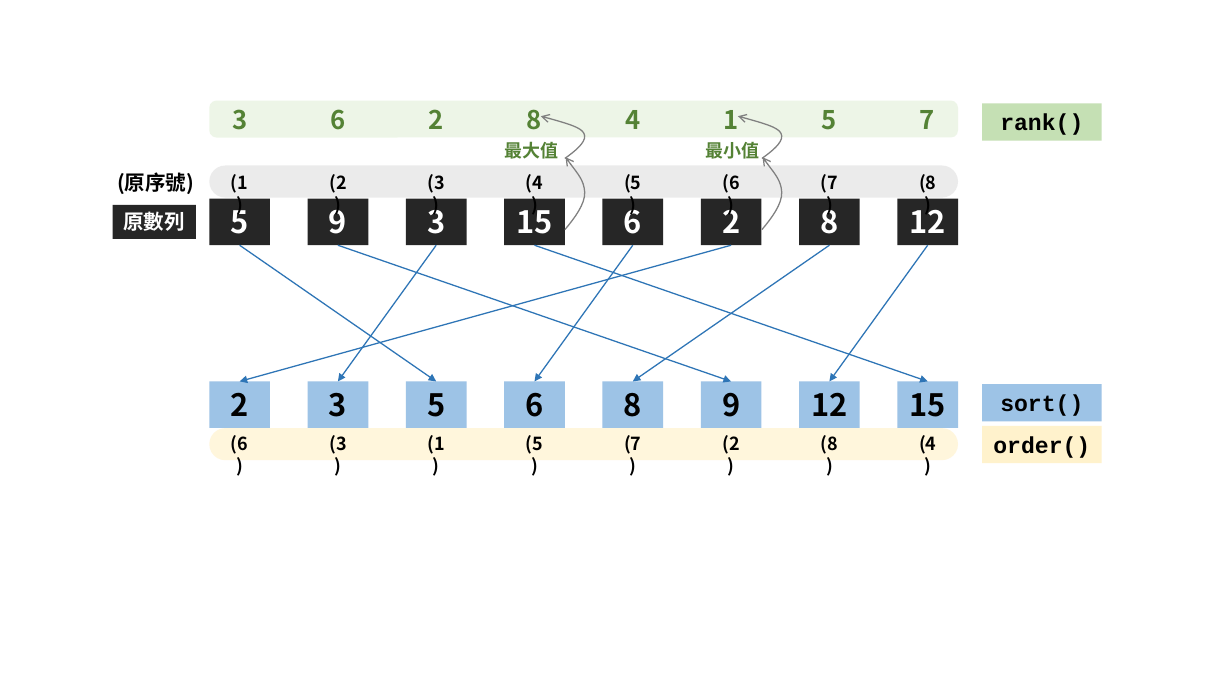
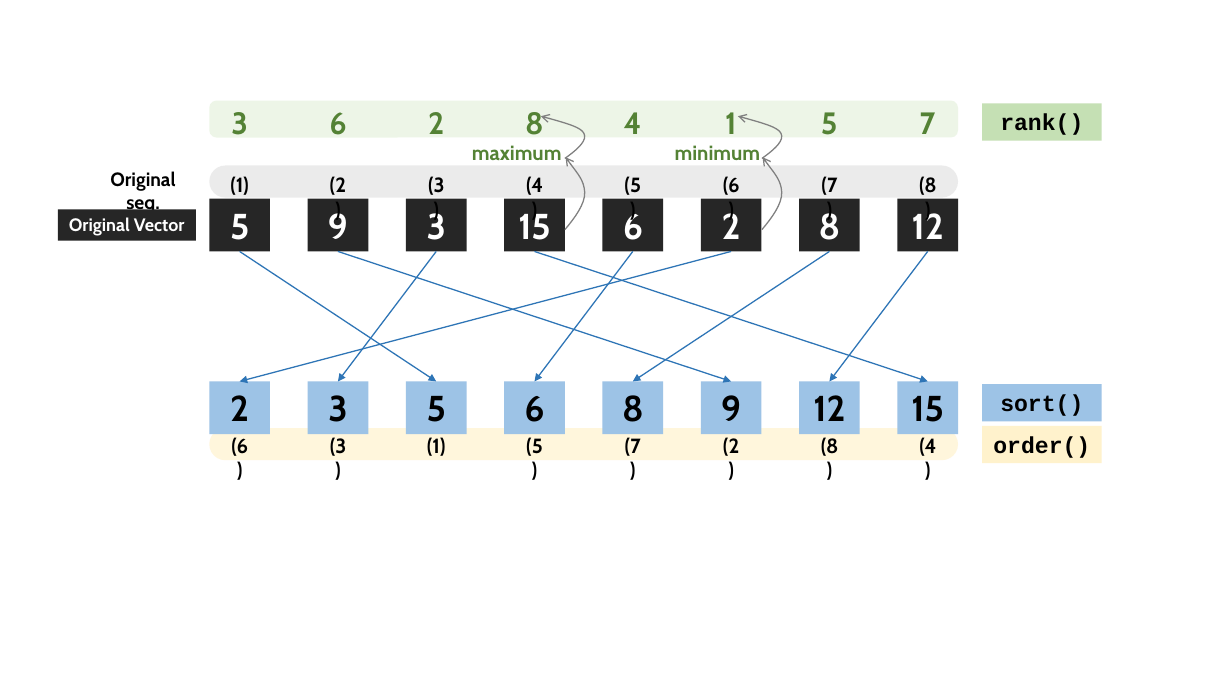
Before and after one commit to ChiaJung-Yeh/R-Transport-Analysis, a slide deck: slide 3 of figure/figure.pptx. Drawn at 1232x693 pixels with LibreOffice and Linux fonts; fonts in the diff are those of the drawing. Boxes give left, top, right and bottom in pixels: in the first picture for what was removed or moved away, otherwise in the second. Text is boxed around its words. In the diff, an @@ line names an element or a change of style, - is before the commit and + after.

```diff
--- a/figure/figure.pptx
+++ b/figure/figure.pptx
@@ size 20 to 24 pt, font Noto Sans CJK SC to Cabin in 8 elements at <box>231,112,248,135</box>, <box>329,112,346,135</box>, <box>428,112,444,134</box>, <box>525,112,544,135</box>, <box>624,112,642,134</box>, <box>725,112,736,134</box>, <box>821,112,838,135</box>, <box>920,112,936,134</box> @@
@@ text at <box>472,145,562,160</box>: text changed; size 14 to 16 pt; font Noto Sans CJK SC to Cabin @@
-最大值
+maximum
@@ text at <box>675,145,761,160</box>: text changed; size 14 to 16 pt; font Noto Sans CJK SC to Cabin @@
-最小值
+minimum
@@ text at <box>110,171,175,214</box>: text changed; size 16 to 15 pt; font Noto Sans CJK SC to Cabin @@
-(原序號)
+Original seq.
@@ rectangle "5": place and size @@
-rectangle "5" at <box>209,199,270,245</box>
+rectangle "5" at <box>209,199,270,251</box>
@@ rectangle "9": place and size @@
-rectangle "9" at <box>308,199,369,245</box>
+rectangle "9" at <box>308,199,369,251</box>
@@ rectangle "3": place and size @@
-rectangle "3" at <box>406,199,467,245</box>
+rectangle "3" at <box>406,199,467,251</box>
@@ rectangle "15": place and size @@
-rectangle "15" at <box>505,199,566,245</box>
+rectangle "15" at <box>505,199,566,251</box>
@@ rectangle "6": place and size @@
-rectangle "6" at <box>603,199,664,245</box>
+rectangle "6" at <box>603,199,664,251</box>
@@ rectangle "2": place and size @@
-rectangle "2" at <box>701,199,762,245</box>
+rectangle "2" at <box>701,199,762,251</box>
@@ rectangle "8": place and size @@
-rectangle "8" at <box>799,199,860,245</box>
+rectangle "8" at <box>799,199,860,251</box>
@@ rectangle "12": place and size @@
-rectangle "12" at <box>897,199,958,245</box>
+rectangle "12" at <box>897,199,958,251</box>
@@ rectangle "Original Vector": place and size @@
-rectangle "Original Vector" at <box>113,205,196,239</box>
+rectangle "Original Vector" at <box>57,210,196,241</box>
@@ text in rectangle at <box>69,217,185,236</box>: text changed; size 16 to 14 pt; font Noto Sans CJK SC to Cabin @@
-原數列
+Original Vector
@@ arrow moved from (731, 245) - (239, 382) to (731, 251) - (239, 382) @@
@@ arrow moved from (239, 245) - (436, 382) to (239, 251) - (436, 382) @@
@@ arrow moved from (338, 245) - (731, 382) to (338, 251) - (731, 382) @@
@@ arrow moved from (436, 245) - (338, 382) to (436, 251) - (338, 382) @@
@@ arrow moved from (534, 245) - (928, 382) to (534, 251) - (928, 382) @@
@@ arrow moved from (633, 245) - (534, 382) to (633, 251) - (534, 382) @@
@@ arrow moved from (830, 245) - (633, 382) to (830, 251) - (633, 382) @@
@@ arrow moved from (928, 245) - (830, 382) to (928, 251) - (830, 382) @@
@@ rectangle "2": place and size @@
-rectangle "2" at <box>209,382,270,428</box>
+rectangle "2" at <box>209,382,270,434</box>
@@ rectangle "3": place and size @@
-rectangle "3" at <box>308,382,369,428</box>
+rectangle "3" at <box>308,382,369,434</box>
@@ rectangle "5": place and size @@
-rectangle "5" at <box>406,382,467,428</box>
+rectangle "5" at <box>406,382,467,434</box>
@@ rectangle "6": place and size @@
-rectangle "6" at <box>505,382,566,428</box>
+rectangle "6" at <box>505,382,566,434</box>
@@ rectangle "8": place and size @@
-rectangle "8" at <box>603,382,664,428</box>
+rectangle "8" at <box>603,382,664,434</box>
@@ rectangle "9": place and size @@
-rectangle "9" at <box>701,382,762,428</box>
+rectangle "9" at <box>701,382,762,434</box>
@@ rectangle "12": place and size @@
-rectangle "12" at <box>799,382,860,428</box>
+rectangle "12" at <box>799,382,860,434</box>
@@ size 24 to 28 pt, font Noto Sans CJK SC to Cabin in 16 elements at <box>209,199,270,251</box>, <box>308,199,369,251</box>, <box>406,199,467,251</box>, <box>505,199,566,251</box>, <box>603,199,664,251</box>, <box>701,199,762,251</box>, <box>799,199,860,251</box>, <box>897,199,958,251</box>, <box>209,382,270,434</box>, <box>308,382,369,434</box>, <box>406,382,467,434</box>, <box>505,382,566,434</box>, <box>603,382,664,434</box>, <box>701,382,762,434</box>, <box>799,382,860,434</box>, <box>897,382,958,434</box> @@
@@ rectangle "15": place and size @@
-rectangle "15" at <box>897,382,958,428</box>
+rectangle "15" at <box>897,382,958,434</box>
@@ size 14 to 16 pt, font Noto Sans CJK SC to Cabin in 16 elements at <box>230,176,249,195</box>, <box>330,176,346,195</box>, <box>428,176,445,195</box>, <box>526,176,543,195</box>, <box>624,176,641,195</box>, <box>723,176,740,195</box>, <box>821,176,837,195</box>, <box>919,176,937,195</box>, <box>231,437,248,456</box>, <box>330,437,347,456</box>, <box>427,437,446,456</box>, <box>526,437,543,456</box>, <box>625,437,641,456</box>, <box>723,437,739,456</box>, <box>821,437,839,456</box>, <box>919,437,936,456</box> @@
```
Also in this commit, not shown: 1 other slide changed, 35 other files.
